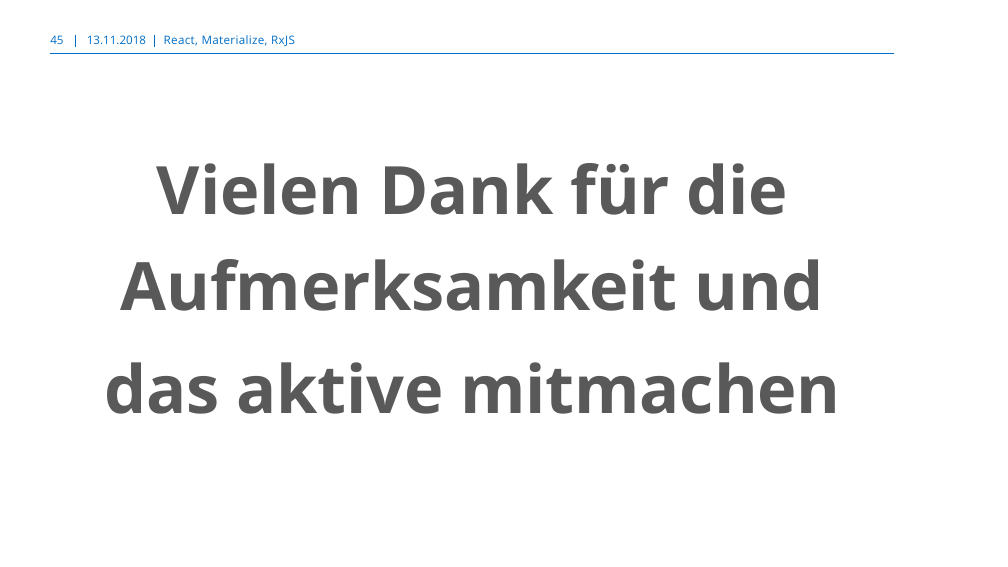
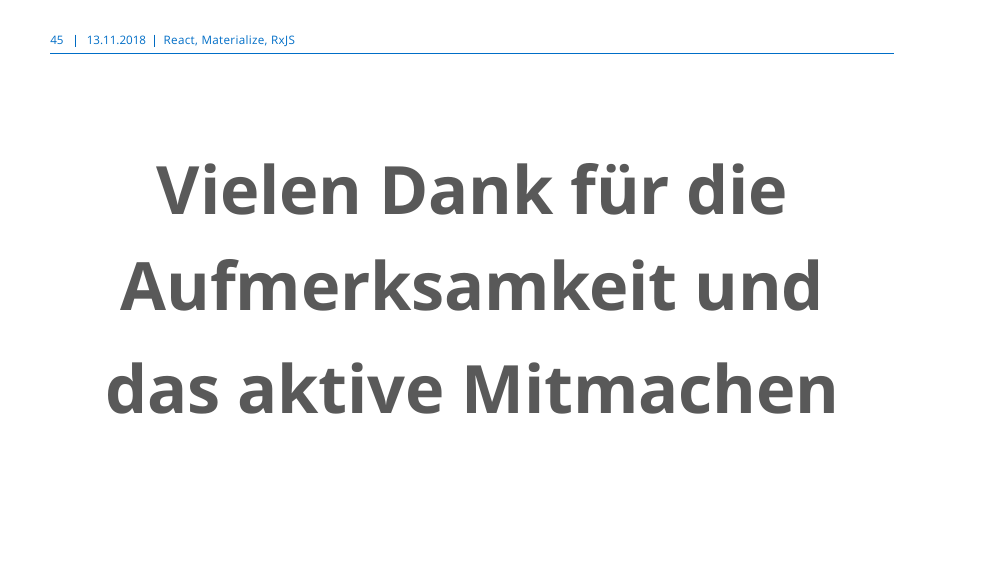
Before and after one commit to markusborer/ReactSample, a slide deck: slide 45 of React.pptx. Drawn at 1008x567 pixels with LibreOffice and Linux fonts; fonts in the diff are those of the drawing; background and template pictures are left out. Boxes give left, top, right and bottom in pixels: in the first picture for what was removed or moved away, otherwise in the second. Text is boxed around its words. In the diff, an @@ line names an element or a change of style, - is before the commit and + after.

```diff
--- a/React.pptx
+++ b/React.pptx
@@ text at <box>106,362,839,414</box>: text changed @@
-das aktive mitmachen
+das aktive Mitmachen
```
Also in this commit, not shown: 2 other slides changed.
